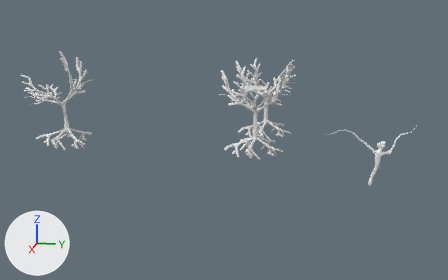
The Blender file FeasibilityTests/Assets/3D Models/dryads.blend, before and after one commit.
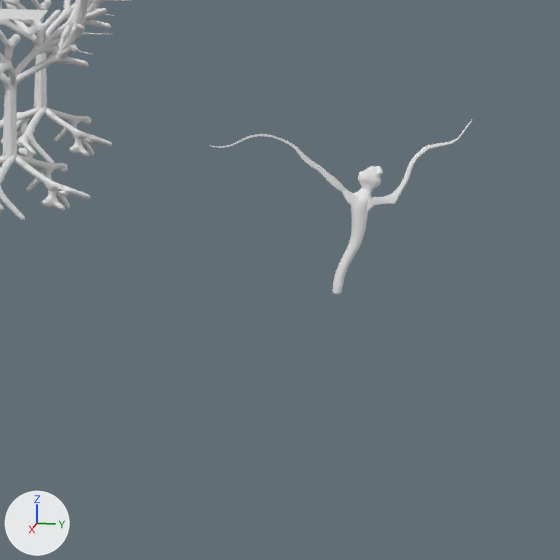
Each version is shown whole from a 50 mm lens placed at (111.2, 53.8, 26.9), pointed at (-0.8, 31.4, -1.1), then close up on the part from 56% to 100% of the width and 30% to 100% of the height. Lighting does not change. The marker at lower left points along +X, +Y and +Z.
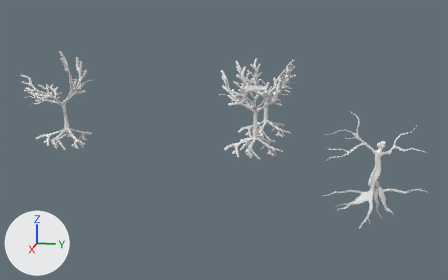
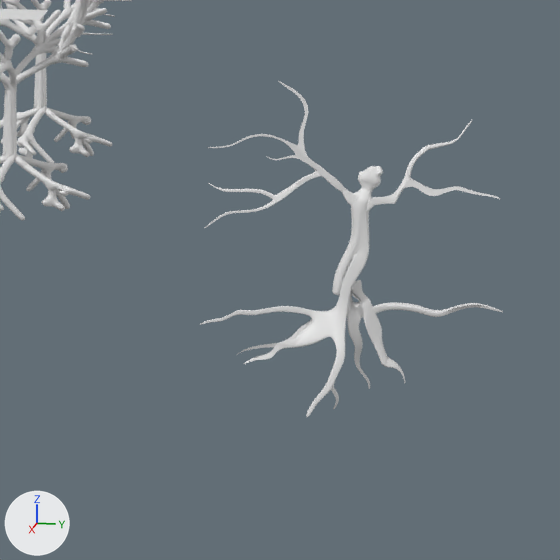
Commit message: dryad model

Pixel boxes (x1, y1, x2, y2) of what changed, in the close-ups (560 x 560 px):
'Sphere', reshaped (15% wider, 91% taller): before (209, 120, 472, 295); after (200, 81, 503, 417)
part 1 of me_sphere, built on: before (353, 216, 368, 255); after (200, 216, 503, 417)
part 2 of me_sphere, built on: before (209, 142, 317, 169); after (205, 81, 324, 228)
part 3 of me_sphere, added: after (391, 177, 500, 199)

Patch to the scene script:
```diff
--- a/FeasibilityTests/Assets/3D Models/dryads.blend.py
+++ b/FeasibilityTests/Assets/3D Models/dryads.blend.py
@@ me_sphere @@
 # used by ob_sphere; location = (0.08, 36.58, 4.62); scale = (0.405, 0.405, 0.616)
-me_sphere.from_pydata(...)  # 1362 vertices, 1384 faces; spans x 33.5..37.9, y 34.8..69.4, z -13.0..3.0
+me_sphere.from_pydata(...)  # 2988 vertices, 2923 faces; spans x 32.9..46.9, y 34.5..75.2, z -22.8..5.9
+# me_sphere part 1: 12 vertices moved from x 35.4..36.8, y 55.5..56.0, z -8.2..-8.0 to x 35.4..36.8, y 56.4..57.0, z -8.8..-8.7; 932 vertices added at x 32.9..46.9, y 34.5..75.2, z -22.8..-9.3
+# me_sphere part 2: 38 vertices moved from x 35.2..35.7, y 34.8..47.4, z -1.2..0.0 to x 35.2..35.5, y 34.6..47.1, z -1.0..-0.3; 3 vertices removed from x 35.3..35.4, y 49.4, z -2.0; 601 vertices added at x 34.2..37.4, y 34.7..49.5, z -7.6..5.9
+# me_sphere part 3: 96 vertices added at x 36.4..37.3, y 60.1..73.3, z -3.9..-2.4
```
